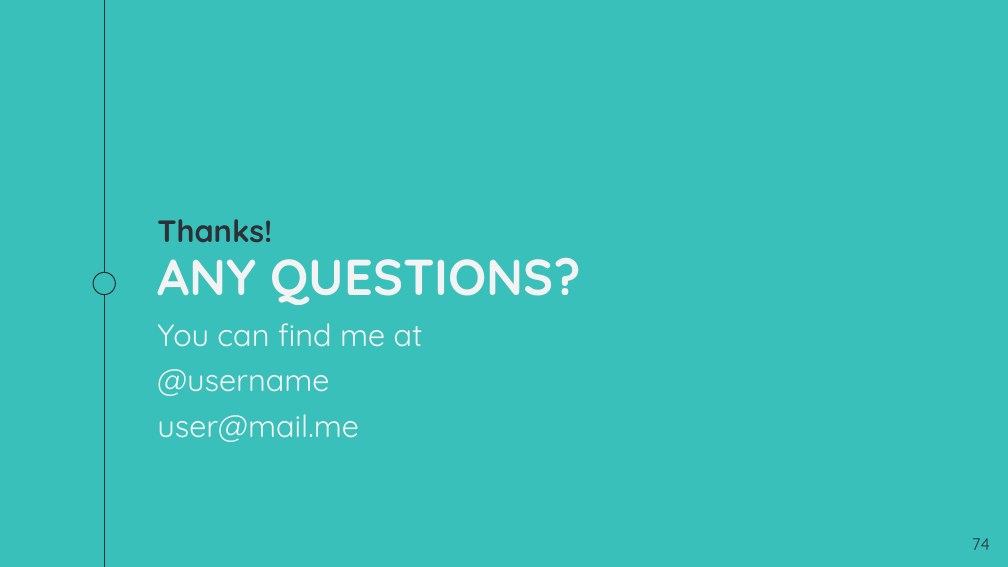
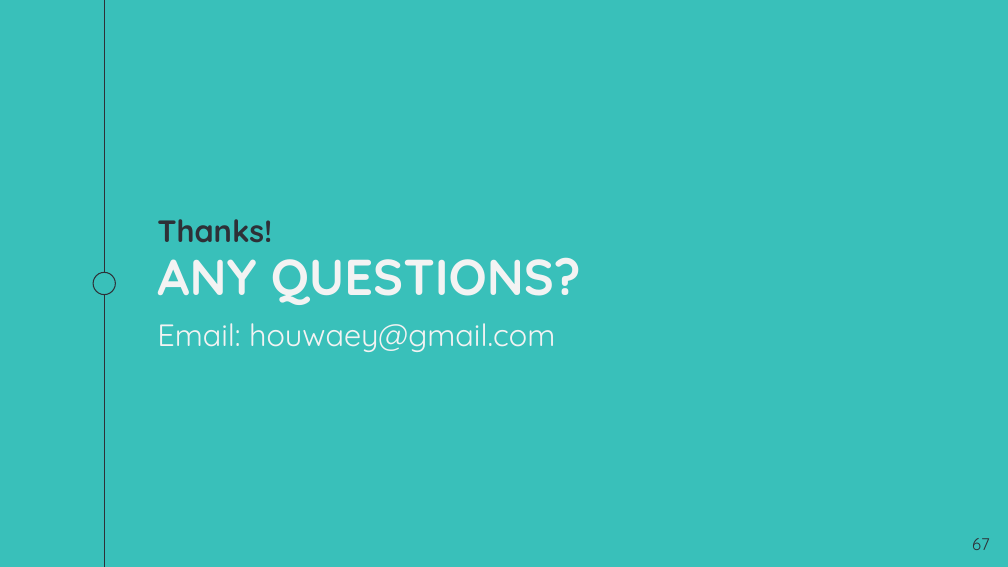
Before and after one commit to houwaey/java-training-materials, a slide deck: slide 67 of Java Presentation.pptx (slide 74 before the commit). Drawn at 1008x567 pixels with LibreOffice and Linux fonts; fonts in the diff are those of the drawing. Boxes give left, top, right and bottom in pixels: in the first picture for what was removed or moved away, otherwise in the second. Text is boxed around its words. In the diff, an @@ line names an element or a change of style, - is before the commit and + after.

```diff
--- a/Java Presentation.pptx
+++ b/Java Presentation.pptx
@@ text at [157, 323, 555, 352]: text changed @@
-You can find me at
-@username
-user@mail.me
+Email: houwaey@gmail.com
@@ page number at [972, 538, 990, 550]: text changed @@
-74
+67
```
Also in this commit, not shown: 2 other slides changed, 2 slides added, 15 slides removed.
